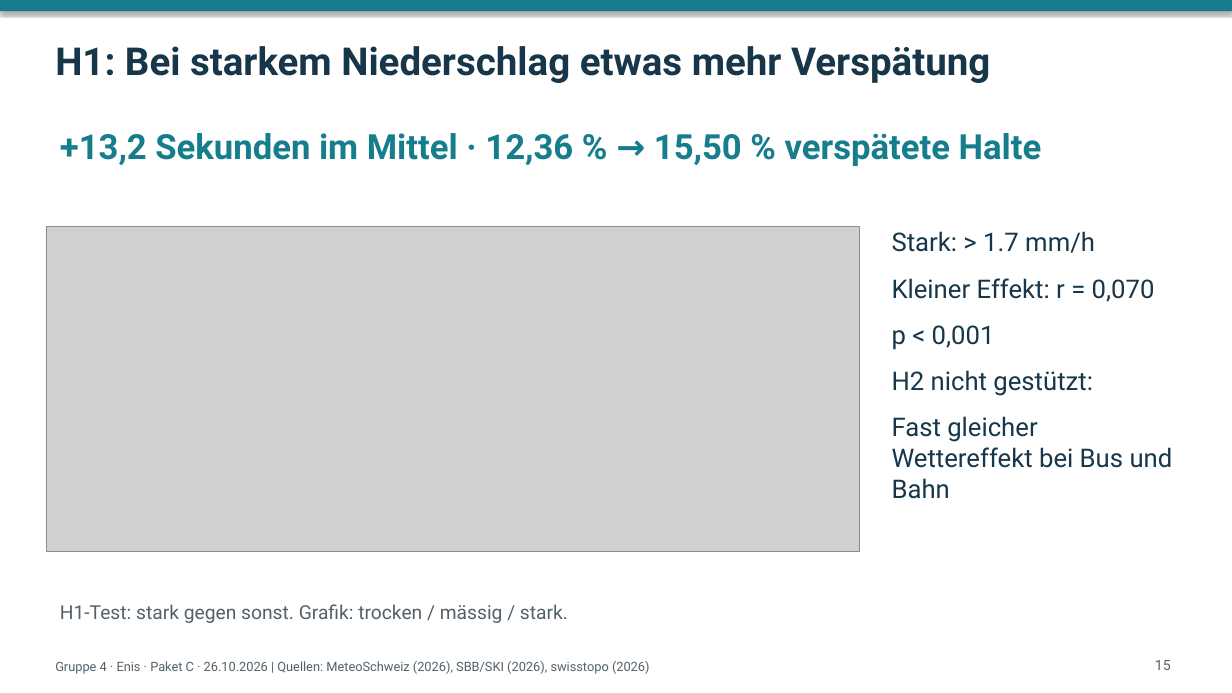
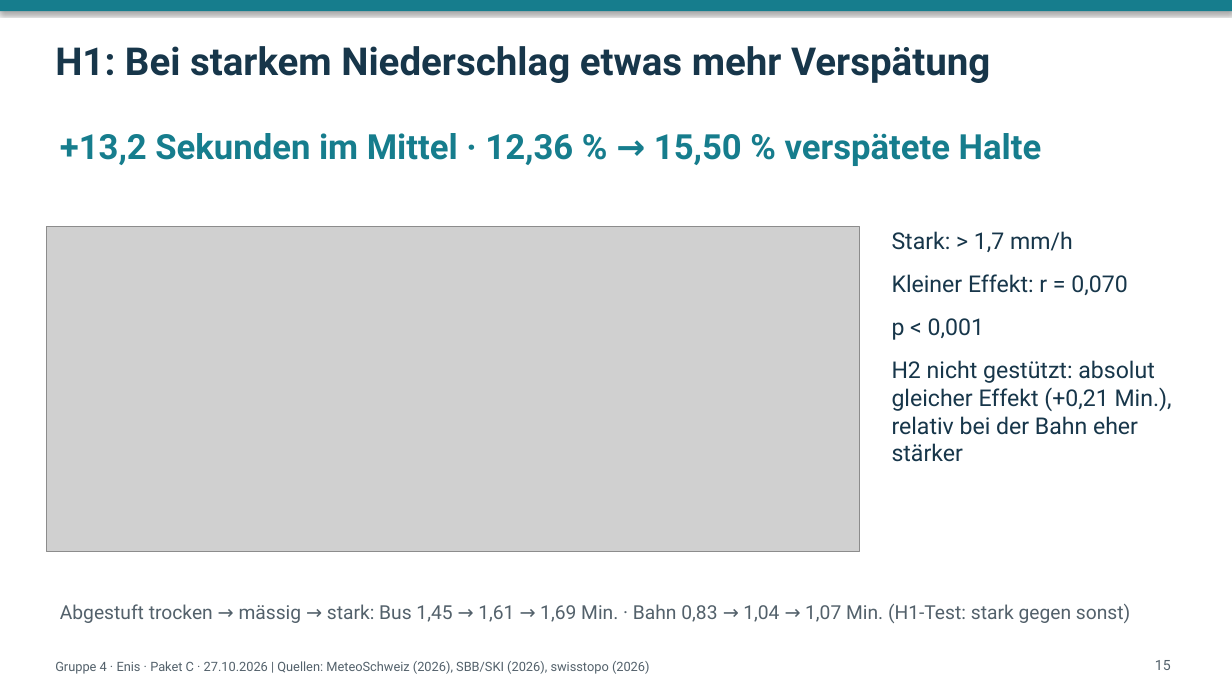
Before and after one commit to zeitmann/oev-wetter, a slide deck: slide 15 of docs/präsentation/praesentation_gruppe4_teil1.pptx. Drawn at 1232x693 pixels with LibreOffice and Linux fonts; fonts in the diff are those of the drawing; grey boxes stand for pictures. Boxes give left, top, right and bottom in pixels: in the first picture for what was removed or moved away, otherwise in the second. Text is boxed around its words. In the diff, an @@ line names an element or a change of style, - is before the commit and + after.

```diff
--- a/docs/präsentation/praesentation_gruppe4_teil1.pptx
+++ b/docs/präsentation/praesentation_gruppe4_teil1.pptx
@@ text at [892, 231, 1073, 252]: text changed; size 20 to 18 pt @@
-Stark: > 1.7 mm/h
+Stark: > 1,7 mm/h
@@ text at [892, 274, 1127, 340]: size 20 to 18 pt in "Kleiner Effekt: r = 0,070", "p < 0,001" @@
@@ text at [892, 360, 1172, 462]: text changed; size 20 to 18 pt @@
-H2 nicht gestützt:
-Fast gleicher Wettereffekt bei Bus und Bahn
+H2 nicht gestützt: absolut gleicher Effekt (+0,21 Min.), relativ bei der Bahn eher stärker
@@ text at [60, 604, 1130, 623]: text changed @@
-H1-Test: stark gegen sonst. Grafik: trocken / mässig / stark.
+Abgestuft trocken → mässig → stark: Bus 1,45 → 1,61 → 1,69 Min. · Bahn 0,83 → 1,04 → 1,07 Min. (H1-Test: stark gegen sonst)
@@ text at [55, 661, 650, 674]: text changed @@
-Gruppe 4 · Enis · Paket C · 26.10.2026 | Quellen: MeteoSchweiz (2026), SBB/SKI (2026), swisstopo (2026)
+Gruppe 4 · Enis · Paket C · 27.10.2026 | Quellen: MeteoSchweiz (2026), SBB/SKI (2026), swisstopo (2026)
```
Also in this commit, not shown: 6 other slides changed, 18 other files.
